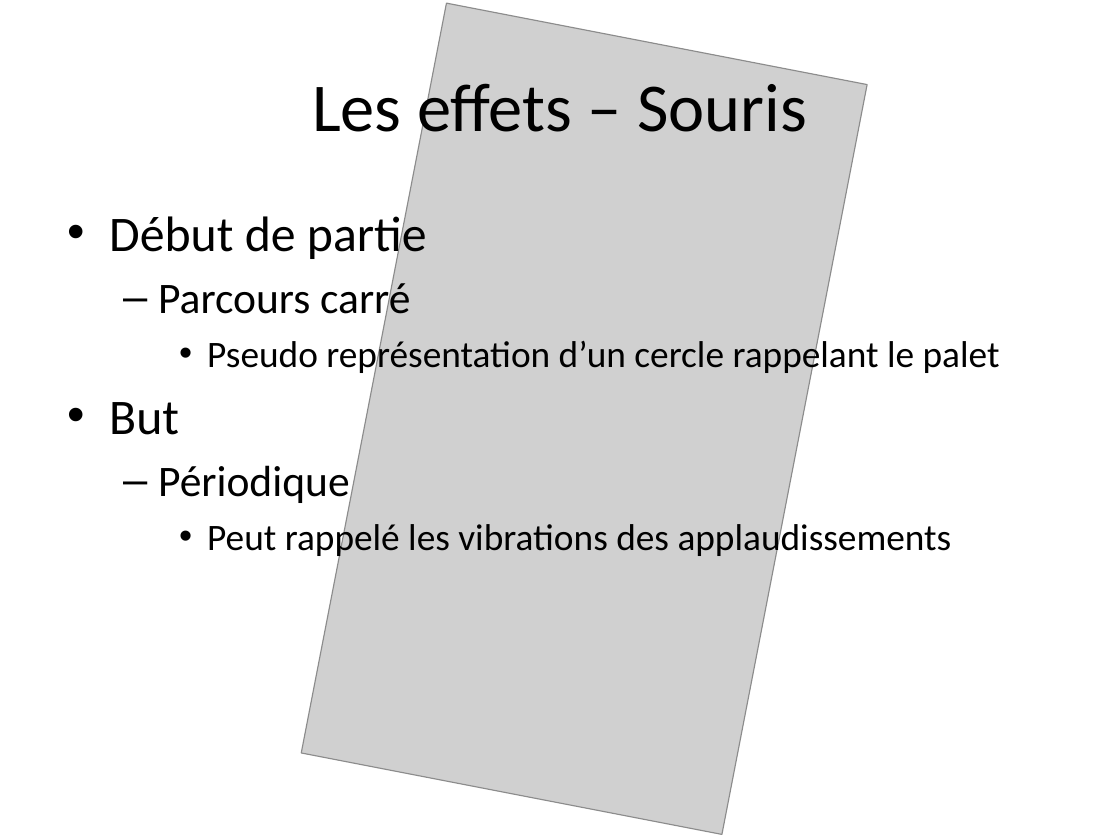
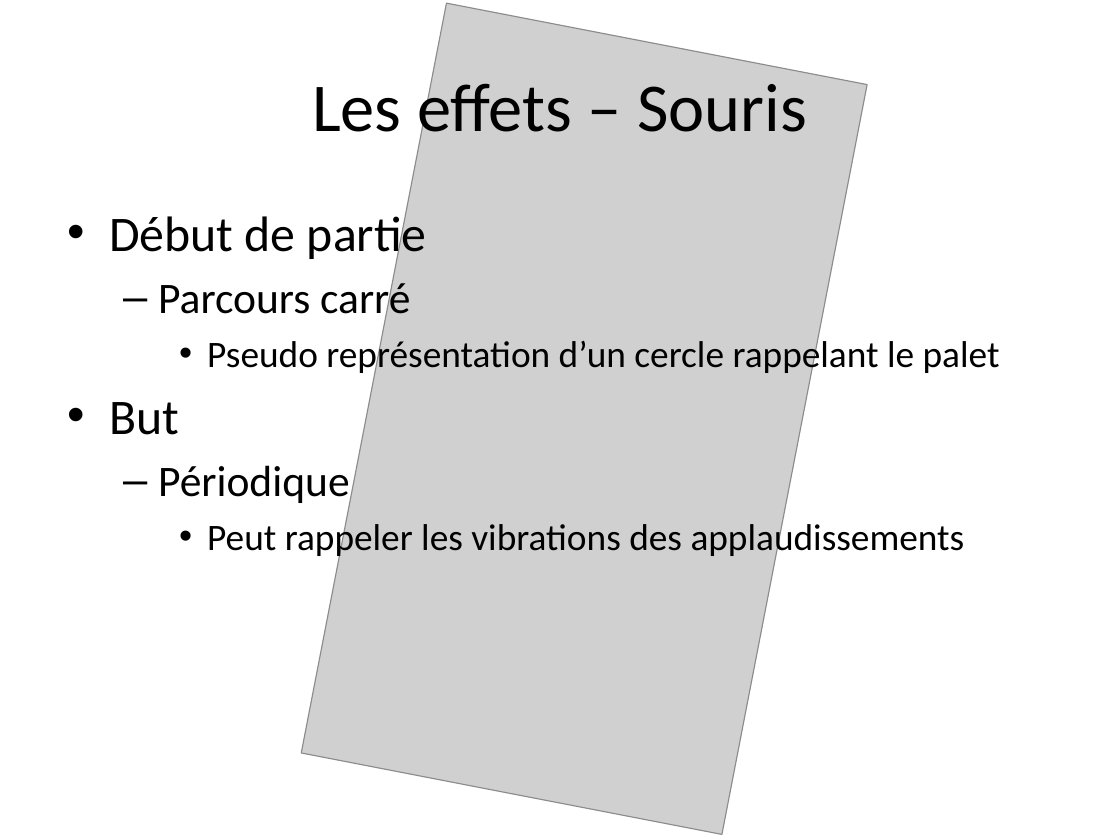
Before and after one commit to nicolasrn/haptiqueprojectnrmg, a slide deck: slide 5 of Air Hockey Haptique.pptx. Drawn at 1120x840 pixels with LibreOffice and Linux fonts; fonts in the diff are those of the drawing; grey boxes stand for pictures. Boxes give left, top, right and bottom in pixels: in the first picture for what was removed or moved away, otherwise in the second. Text is boxed around its words. In the diff, an @@ line names an element or a change of style, - is before the commit and + after.

```diff
--- a/Air Hockey Haptique.pptx
+++ b/Air Hockey Haptique.pptx
@@ text at box(207, 519, 965, 560): text changed @@
-    • Peut rappelé les vibrations des applaudissements
+    • Peut rappeler les vibrations des applaudissements
```
Also in this commit, not shown: 3 other slides changed, 1 other file.
